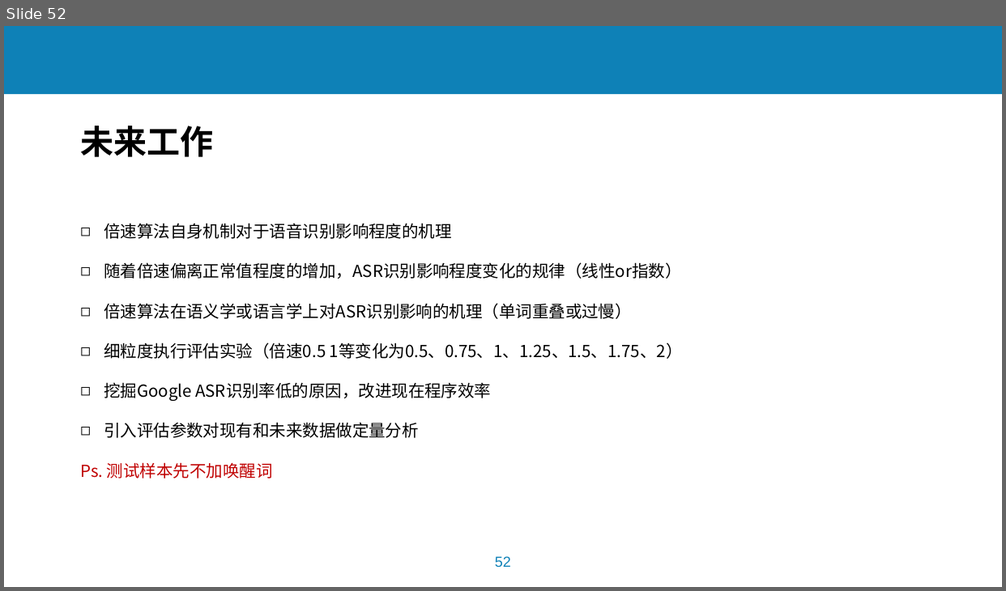
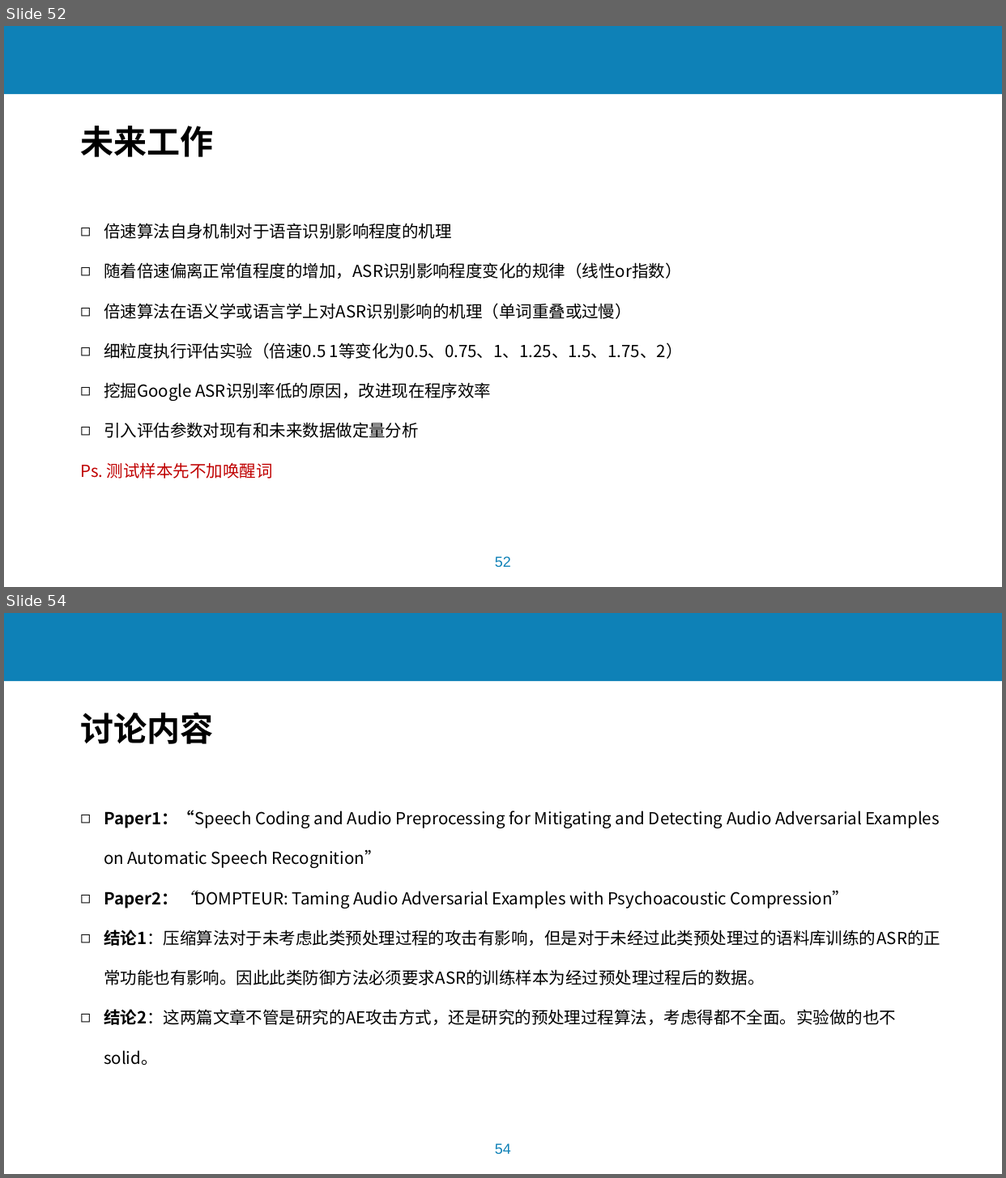
Before and after one commit to lchmoxing/audio_tsm_test, a slide deck: documents/基于音频预处理过程的语音识别系统攻击2.4.pptx. Shown one above the other, each under a label of ours: slide 52 before the commit, slides 52 and 54 after it; the slides between them are not shown. The pictures are 1006x591 and 1006x1178 pixels, drawn with LibreOffice and Linux fonts; fonts in the diff are those of the drawing; background and template pictures are left out. Boxes give left, top, right and bottom in pixels: in the first picture for what was removed or moved away, otherwise in the second. Text is boxed around its words. In the diff, an @@ line names an element or a change of style, - is before the commit and + after.

Commit message:
ppt

```diff
--- a/documents/基于音频预处理过程的语音识别系统攻击2.4.pptx
+++ b/documents/基于音频预处理过程的语音识别系统攻击2.4.pptx
@@ slide 54 added at (x1=4, y1=613, x2=1002, y2=1174), background #FFFFFF; not listed: 2 template elements that a slide beside it also shows @@
@@ text added at (x1=80, y1=712, x2=213, y2=744), 32 pt, text #000000, bold @@
+讨论内容
@@ text added at (x1=104, y1=810, x2=940, y2=1025), 16 pt, text #000000 @@
+◻ Paper1：“Speech Coding and Audio Preprocessing for Mitigating and Detecting Audio Adversarial Examples on Automatic Speech Recognition”
+◻ Paper2：“DOMPTEUR: Taming Audio Adversarial Examples with Psychoacoustic Compression”
+◻ 结论1：压缩算法对于未考虑此类预处理过程的攻击有影响，但是对于未经过此类预处理过的语料库训练的ASR的正常功能也有影响。因此此类防御方法必须要求ASR的训练样本为经过预处理过程后的数据。
+◻ 结论2：这两篇文章不管是研究的AE攻击方式，还是研究的预处理过程算法，考虑得都不全面。实验做的也不solid。
```
Also in this commit, not shown: 2 other slides added, 3 other files.
